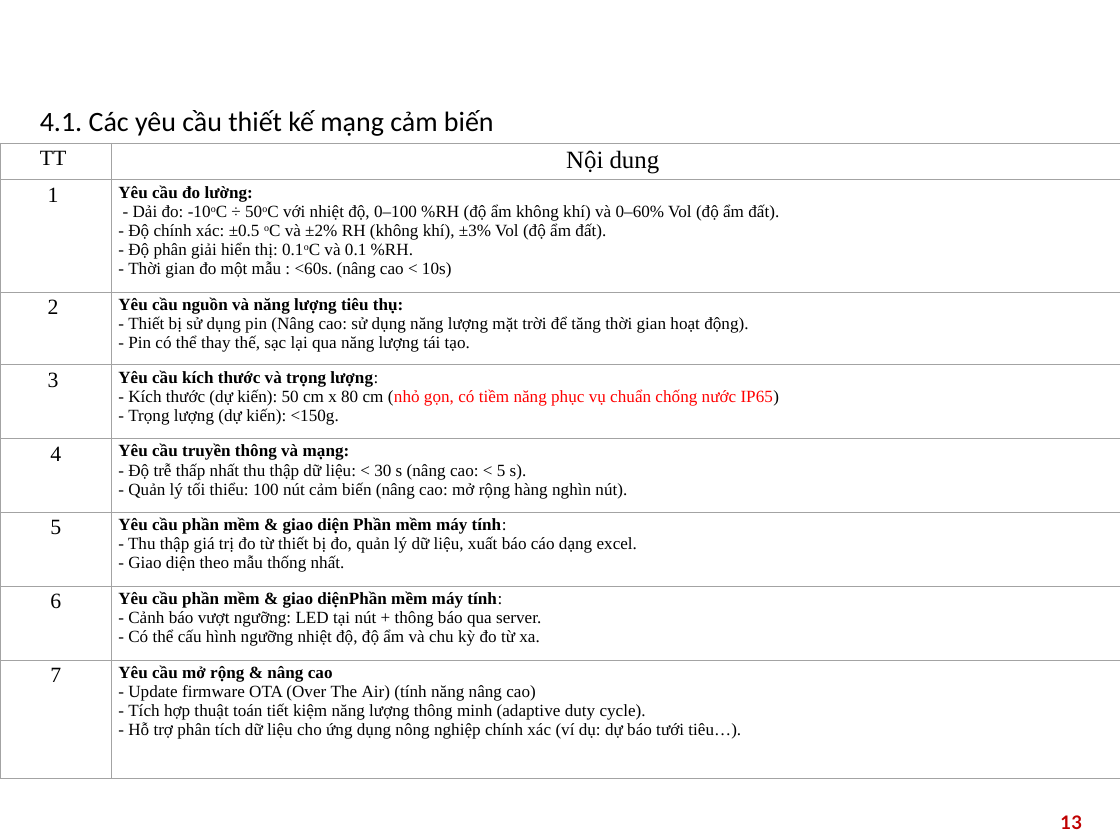
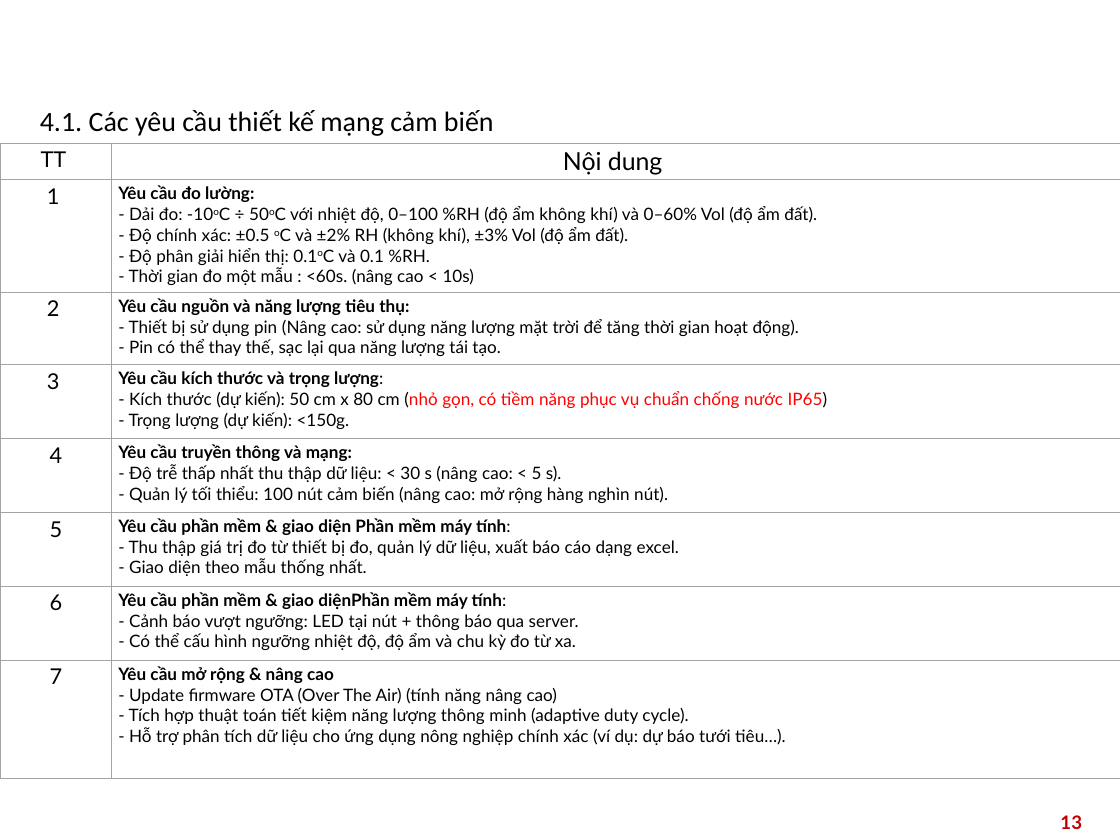
Before and after one commit to NQAnh2425/SmartGarden, a slide deck: slide 13 of smart_garden_report/LoRa_SX1278_guide.pptx. Drawn at 1120x840 pixels with LibreOffice and Linux fonts; fonts in the diff are those of the drawing; background and template pictures are left out. Boxes give left, top, right and bottom in pixels: in the first picture for what was removed or moved away, otherwise in the second. Text is boxed around its words. In the diff, an @@ line names an element or a change of style, - is before the commit and + after.

```diff
--- a/smart_garden_report/LoRa_SX1278_guide.pptx
+++ b/smart_garden_report/LoRa_SX1278_guide.pptx
@@ table at (0,143,1120,778) @@
-row 2, column 2: Yêu cầu đo lường: - Dải đo: -10oC ÷ 50oC với nhiệt độ, 0–100 %RH (độ ẩm không khí) và 0–60% Vol (độ ẩm đất). / - Độ chính xác: ±0.5 oC và ±2% RH (không khí), ±3% Vol (độ ẩm đất). / - Độ phân giải hiển thị: 0.1oC và 0.1 %RH. / - Thời gian đo một mẫu : <60s. (nâng cao < 10s)
+row 2, column 2: Yêu cầu đo lường: / - Dải đo: -10oC ÷ 50oC với nhiệt độ, 0–100 %RH (độ ẩm không khí) và 0–60% Vol (độ ẩm đất). / - Độ chính xác: ±0.5 oC và ±2% RH (không khí), ±3% Vol (độ ẩm đất). / - Độ phân giải hiển thị: 0.1oC và 0.1 %RH. / - Thời gian đo một mẫu : <60s. (nâng cao < 10s)
@@ font Times New Roman to Lato in "TT", "Nội dung", "1", "2" and 24 more places @@
```
Also in this commit, not shown: 14 other slides changed, 2 slides added, 1 slide removed.
